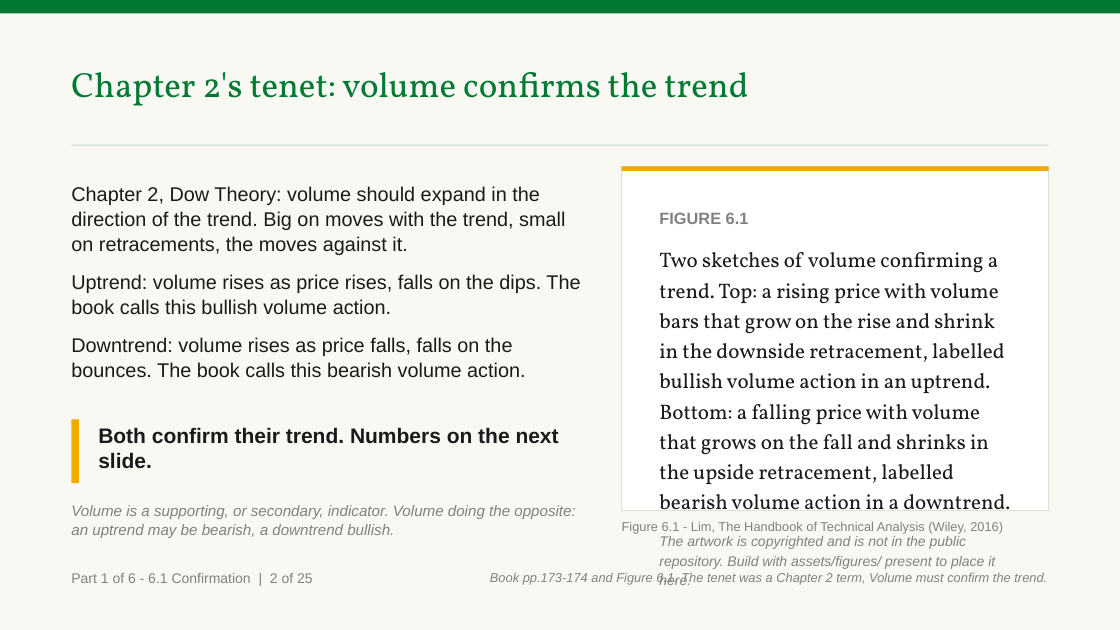
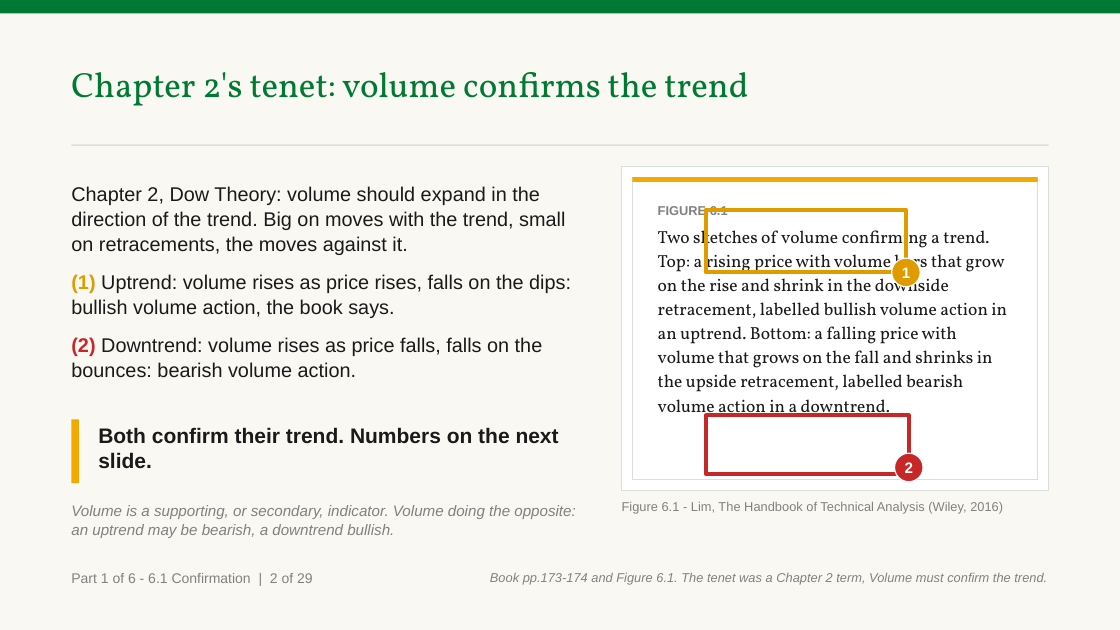
Before and after one commit to benjiesotelo-sudo/Telos_FIN1209, a slide deck: slide 5 of chapter-06/FIN1209-Chapter-06.pptx. Drawn at 1120x630 pixels with LibreOffice and Linux fonts; fonts in the diff are those of the drawing. Boxes give left, top, right and bottom in pixels: in the first picture for what was removed or moved away, otherwise in the second. Text is boxed around its words. In the diff, an @@ line names an element or a change of style, - is before the commit and + after.

```diff
--- a/chapter-06/FIN1209-Chapter-06.pptx
+++ b/chapter-06/FIN1209-Chapter-06.pptx
@@ rectangle: place and size @@
-rectangle at [622,166,1049,511]
+rectangle at [622,166,1049,491]
@@ rectangle: place and size @@
-rectangle at [622,166,1049,171]
+rectangle at [633,177,1038,182]
@@ rectangle added at [633,177,1038,480], fill #FFFFFF, outline #D7E0D9 1 pt @@
@@ text "FIGURE 6.1" at [658,205,1007,421]: size 14 to 11 pt in "FIGURE 6.1"; size 18 to 15 pt; less space between paragraphs; line spacing 1.2 to 1.15 @@
@@ rectangle added at [706,210,906,273], outline #E09B00 3.5 pt @@
@@ ellipse added at [892,258,921,287], fill #E09B00, outline #FFFFFF 1 pt, 13 pt, text #FFFFFF, bold @@
+1
@@ text at [71,274,571,378]: text changed @@
-Uptrend: volume rises as price rises, falls on the dips. The book calls this bullish volume action.
-Downtrend: volume rises as price falls, falls on the bounces. The book calls this bearish volume action.
+(1) Uptrend: volume rises as price rises, falls on the dips: bullish volume action, the book says.
+(2) Downtrend: volume rises as price falls, falls on the bounces: bearish volume action.
@@ rectangle added at [706,416,909,475], outline #C62828 3.5 pt @@
@@ ellipse added at [895,454,923,482], fill #C62828, outline #FFFFFF 1 pt, 13 pt, text #FFFFFF, bold @@
+2
@@ text "Figure 6.1 - Lim, The ...": place and size @@
-text "Figure 6.1 - Lim, The ..." at [622,522,1003,534]
+text "Figure 6.1 - Lim, The ..." at [622,502,1003,514]
@@ text at [659,536,995,585]: paragraph removed @@
-The artwork is copyrighted and is not in the public repository. Build with assets/figures/ present to place it here.
@@ text at [71,573,313,583]: text changed @@
-Part 1 of 6 - 6.1 Confirmation | 2 of 25
+Part 1 of 6 - 6.1 Confirmation | 2 of 29
```
Also in this commit, not shown: 49 other slides changed, 9 slides added, 1 other file.
